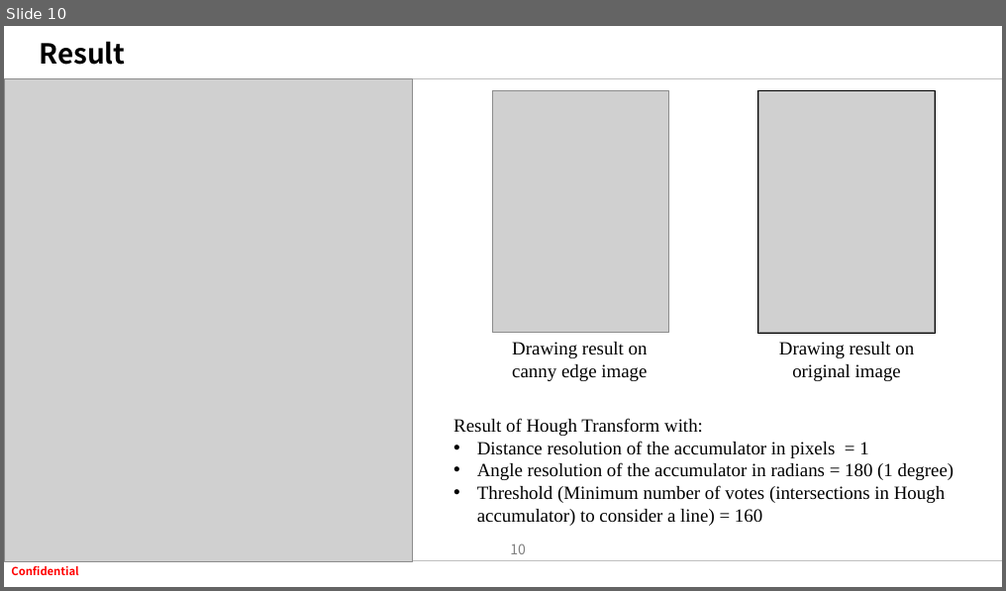
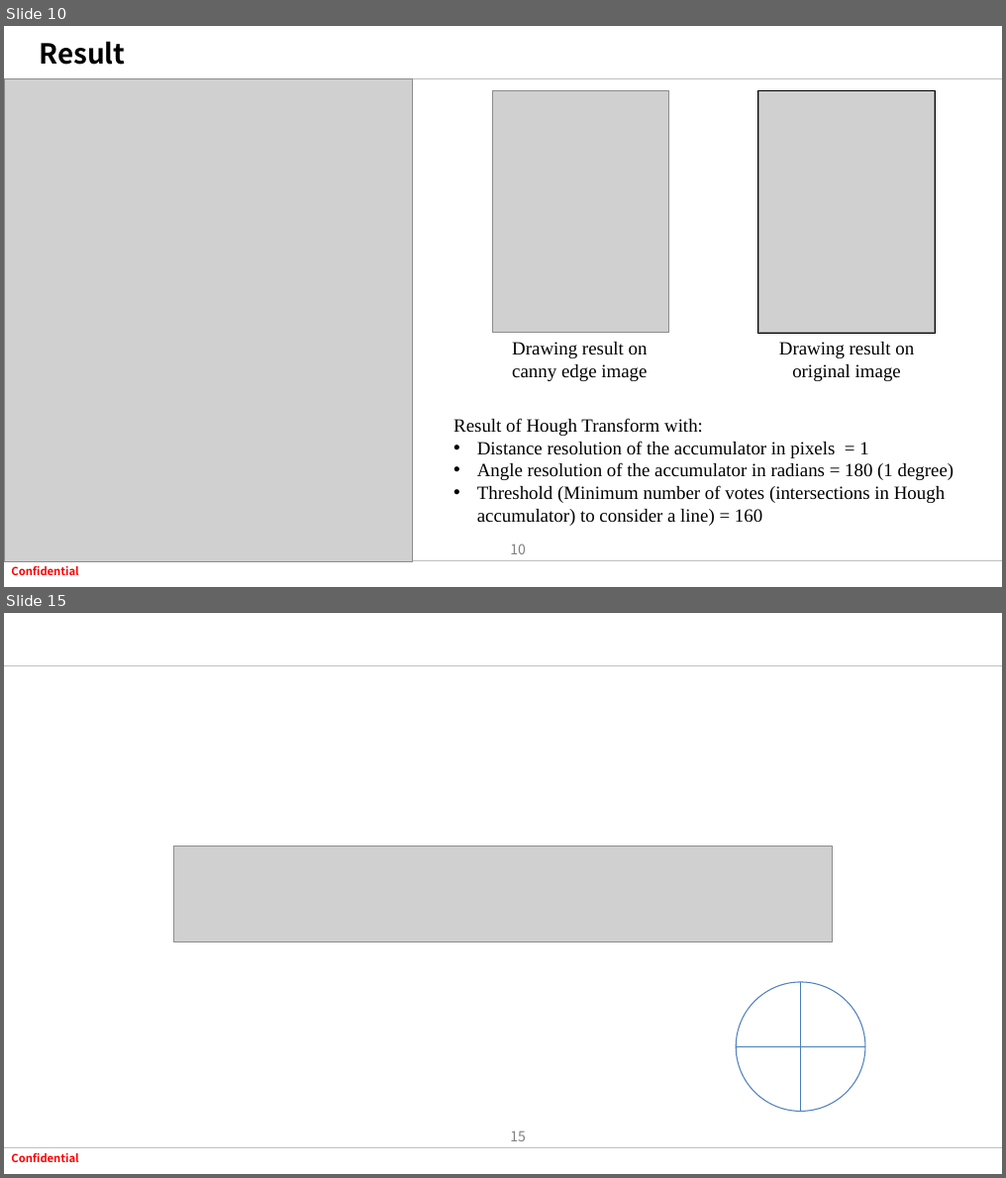
Before and after one commit to tuananh020400/FresherXavisTech, a slide deck: Document/SlideWeek6/HoughTransform.pptx. Shown one above the other, each under a label of ours: slide 10 before the commit, slides 10 and 15 after it; the slides between them are not shown. The pictures are 1006x591 and 1006x1178 pixels, drawn with LibreOffice and Linux fonts; fonts in the diff are those of the drawing; grey boxes stand for pictures; background and template pictures are left out. Boxes give left, top, right and bottom in pixels: in the first picture for what was removed or moved away, otherwise in the second. Text is boxed around its words. In the diff, an @@ line names an element or a change of style, - is before the commit and + after.

```diff
--- a/Document/SlideWeek6/HoughTransform.pptx
+++ b/Document/SlideWeek6/HoughTransform.pptx
@@ slide 15 added at (4, 613, 1002, 1174), background #FFFFFF; not listed: 4 template elements that a slide beside it also shows @@
@@ picture added at (174, 846, 832, 942) @@
@@ ellipse added at (737, 982, 865, 1112), outline #4F81BD 1 pt @@
@@ line added from (801, 982) to (801, 1112), #4B7EBC 0.75 pt @@
@@ line added from (737, 1048) to (865, 1048), #4B7EBC 0.75 pt @@
```
Also in this commit, not shown: 4 slides changed, 1 other slide added, 1 slide removed, 2 other files.
